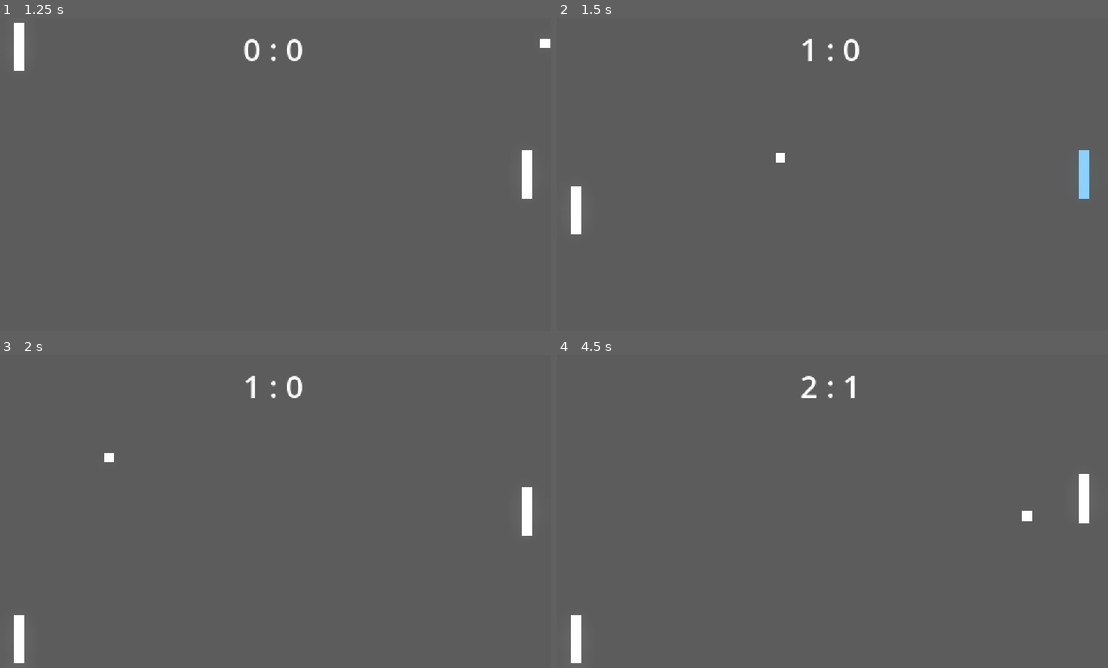
Above: before the commit, frames 1-4 (two rows, left to right).
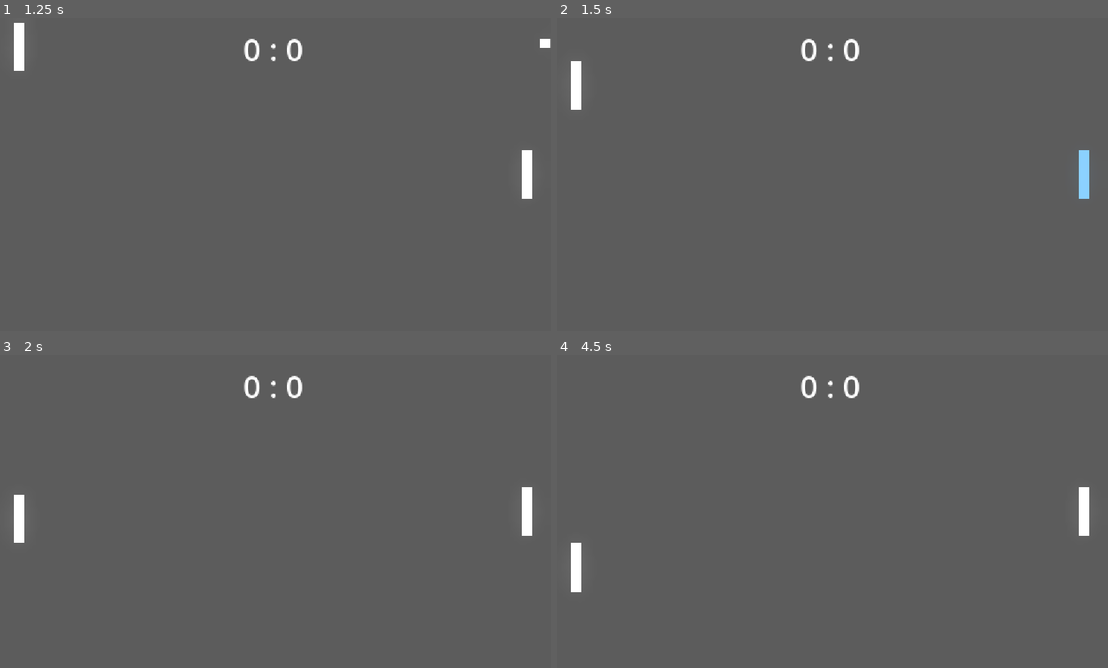
Above: after the commit, the same moments.

Repository: Scforever-Shawn/PongPlus
Game: Godot game, scene res://main.tscn
Same seed, same stepped clock (60 frames per second), same inputs: the game is played once before the commit and once after it.
Inputs:
- Up to frame 1 (1.25 s): tap Enter (p2_parry) at 0.5, 0.8 s; hold W (p1_up) from 0.53 s (still down); tap Space (p1_parry) at 0.6 s
- Up to frame 2 (1.5 s): release W (p1_up) at 1.28 s; hold S (p1_down) from 1.28 s (still down); tap Enter (p2_parry) at 1.35 s
- Up to frame 3 (2 s): keep holding S (p1_down); tap Space (p1_parry) at 1.55 s
- Up to frame 4 (4.5 s): release S (p1_down) at 2.03 s; hold W (p1_up) 2.03-3.53 s; tap Space (p1_parry) at 2.1, 3.05 s; tap Enter (p2_parry) at 2.3, 3.6 s; tap Down (p2_down) at 2.85 s; hold S (p1_down) from 3.53 s (still down); tap Up (p2_up) at 4.35 s

Frame 1 is identical in both runs. In frame 2, 0.8% of the frame differs, in the area x 2-48%, y 6-70%; in frame 3, 0.8%; in frame 4, 1.1%, in the area x 2-97%, y 6-99%.
Error after the commit: Invalid assignment of property or key 'simulation_enabled' with value of type 'bool' on a base object of type 'CharacterBody2D (Ball)'. (res://main.gd:38)

Commit message:
feat: add ENet IP direct multiplayer flow

Diff:
--- a/source/main.gd
+++ b/source/main.gd
@@ -1,33 +1,64 @@
 extends Node2D
+
+const DEFAULT_PORT := 7777
+const MAX_CLIENTS := 1
+const SNAPSHOT_INTERVAL := 1.0 / 30.0
+
+enum GameMode { MENU, LOCAL, HOST, CLIENT }
 
 var score_p1: int = 0
 var score_p2: int = 0
-
-@onready var ball = $Ball
+var game_mode: GameMode = GameMode.MENU
+var snapshot_timer := 0.0
+var item_spawn_timer: float = 0.0
+var next_network_item_id := 1
+var network_items: Dictionary = {}
+
+@onready var ball: Ball = $Ball
+@onready var paddle_p1: Paddle = $PaddleP1
+@onready var paddle_p2: Paddle = $PaddleP2
 @onready var score_label = $CanvasLayer/ScoreLabel
 @onready var camera = $Camera2D
 
 var item_scene: PackedScene = preload("res://item.tscn")
-var item_spawn_timer: float = 0.0
 
 # Camera Shake
 var shake_intensity: float = 0.0
 var shake_timer: float = 0.0
 var base_camera_pos = Vector2(576, 324)
 
+# Runtime multiplayer UI
+var menu_layer: CanvasLayer
+var status_label: Label
+var address_input: LineEdit
+
 func _ready():
     update_score_display()
     item_spawn_timer = randf_range(5.0, 10.0)
+    ball.simulation_enabled = false
+    paddle_p1.input_enabled = false
+    paddle_p2.input_enabled = false
+    _build_multiplayer_menu()
+
+    multiplayer.peer_connected.connect(_on_peer_connected)
+    multiplayer.peer_disconnected.connect(_on_peer_disconnected)
+    multiplayer.connected_to_server.connect(_on_connected_to_server)
+    multiplayer.connection_failed.connect(_on_connection_failed)
+    multiplayer.server_disconnected.connect(_on_server_disconnected)
 
 func _process(delta):
-    if ball.global_position.x < 0:
-        AudioManager.play_sound("score")
-        score_p2 += 1
-        reset_round()
-    elif ball.global_position.x > get_viewport_rect().size.x:
-        AudioManager.play_sound("score")
-        score_p1 += 1
-        reset_round()
+    if game_mode == GameMode.MENU:
+        return
+
+    if _is_simulation_authority():
+        if ball.global_position.x < 0:
+            AudioManager.play_sound("score")
+            score_p2 += 1
+            reset_round()
+        elif ball.global_position.x > get_viewport_rect().size.x:
+            AudioManager.play_sound("score")
+            score_p1 += 1
+            reset_round()
 
     # Camera Shake process
     if shake_timer > 0:
@@ -37,25 +68,288 @@
         if shake_timer <= 0 and camera:
             camera.position = base_camera_pos
 
-    # Item Spawning
-    if item_spawn_timer > 0:
-        item_spawn_timer -= delta
-        if item_spawn_timer <= 0:
-            spawn_item()
-            item_spawn_timer = randf_range(8.0, 15.0)
+    # Item spawning is authoritative. Online items are mirrored by RPC.
+    if _is_simulation_authority() and ball.simulation_enabled:
+        if item_spawn_timer > 0:
+            item_spawn_timer -= delta
+            if item_spawn_timer <= 0:
+                spawn_item()
+                item_spawn_timer = randf_range(8.0, 15.0)
+
+func _physics_process(delta):
+    if game_mode == GameMode.HOST and multiplayer.has_multiplayer_peer():
+        snapshot_timer -= delta
+        if snapshot_timer <= 0.0:
+            snapshot_timer = SNAPSHOT_INTERVAL
+            _send_snapshot.rpc(
+                ball.global_position,
+                ball.direction,
+                ball.speed,
+                ball.is_powered,
+                paddle_p1.global_position.y,
+                paddle_p2.global_position.y,
+                paddle_p1.is_parrying(),
+                paddle_p2.is_parrying(),
+                paddle_p1.scale.y,
+                paddle_p2.scale.y,
+                score_p1,
+                score_p2
+            )
+    elif game_mode == GameMode.CLIENT and multiplayer.has_multiplayer_peer():
+        var direction := 0.0
+        if Input.is_action_pressed("p1_up"):
+            direction -= 1.0
+        if Input.is_action_pressed("p1_down"):
+            direction += 1.0
+        _submit_client_input.rpc_id(1, direction)
+        if Input.is_action_just_pressed("p1_parry"):
+            _request_client_parry.rpc_id(1)
+
+func _build_multiplayer_menu():
+    menu_layer = CanvasLayer.new()
+    menu_layer.layer = 10
+    add_child(menu_layer)
+
+    var center := CenterContainer.new()
+    center.set_anchors_and_offsets_preset(Control.PRESET_FULL_RECT)
+    menu_layer.add_child(center)
+
+    var panel := PanelContainer.new()
+    panel.custom_minimum_size = Vector2(420, 300)
+    center.add_child(panel)
+
+    var vbox := VBoxContainer.new()
+    vbox.add_theme_constant_override("separation", 12)
+    panel.add_child(vbox)
+
+    var title := Label.new()
+    title.text = "PongPlus"
+    title.horizontal_alignment = HORIZONTAL_ALIGNMENT_CENTER
+    title.add_theme_font_size_override("font_size", 32)
+    vbox.add_child(title)
+
+    var help := Label.new()
+    help.text = "P2P / IP 直连（UDP %d）\n主机：W/S + Space\n客户端：W/S + Space" % DEFAULT_PORT
+    help.horizontal_alignment = HORIZONTAL_ALIGNMENT_CENTER
+    vbox.add_child(help)
+
+    var local_button := Button.new()
+    local_button.text = "本地对战（P2 为 AI）"
+    local_button.pressed.connect(_start_local_game)
+    vbox.add_child(local_button)
+
+    var host_button := Button.new()
+    host_button.text = "创建主机"
+    host_button.pressed.connect(_start_host)
+    vbox.add_child(host_button)
+
+    address_input = LineEdit.new()
+    address_input.placeholder_text = "主机 IP，例如 192.168.1.10 或公网 IP"
+    address_input.text = "127.0.0.1"
+    vbox.add_child(address_input)
+
+    var join_button := Button.new()
+    join_button.text = "连接主机"
+    join_button.pressed.connect(_join_host)
+    vbox.add_child(join_button)
+
+    status_label = Label.new()
+    status_label.text = "选择游戏模式"
+    status_label.horizontal_alignment = HORIZONTAL_ALIGNMENT_CENTER
+    status_label.autowrap_mode = TextServer.AUTOWRAP_WORD_SMART
+    vbox.add_child(status_label)
+
+func _start_local_game():
+    _close_network_peer()
+    game_mode = GameMode.LOCAL
+    menu_layer.visible = false
+    paddle_p1.is_ai = false
+    paddle_p1.input_enabled = true
+    paddle_p2.is_ai = true
+    paddle_p2.input_enabled = true
+    paddle_p1.network_replica = false
+    paddle_p2.network_replica = false
+    ball.network_replica = false
+    ball.simulation_enabled = true
+    reset_round()
+
+func _start_host():
+    _close_network_peer()
+    var peer := ENetMultiplayerPeer.new()
+    var error := peer.create_server(DEFAULT_PORT, MAX_CLIENTS)
+    if error != OK:
+        status_label.text = "创建主机失败，错误码：%s" % error
+        return
+
+    multiplayer.multiplayer_peer = peer
+    game_mode = GameMode.HOST
+    paddle_p1.is_ai = false
+    paddle_p1.input_enabled = true
+    paddle_p1.network_replica = false
+    paddle_p2.is_ai = false
+    paddle_p2.input_enabled = false
+    paddle_p2.network_replica = false
+    ball.network_replica = false
+    ball.simulation_enabled = false
+    status_label.text = "主机已创建，等待玩家连接… UDP %d" % DEFAULT_PORT
+
+func _join_host():
+    var host := address_input.text.strip_edges()
+    if host.is_empty():
+        status_label.text = "请输入主机 IP"
+        return
+
+    _close_network_peer()
+    var peer := ENetMultiplayerPeer.new()
+    var error := peer.create_client(host, DEFAULT_PORT)
+    if error != OK:
+        status_label.text = "连接初始化失败，错误码：%s" % error
+        return
+
+    multiplayer.multiplayer_peer = peer
+    game_mode = GameMode.CLIENT
+    paddle_p1.is_ai = false
+    paddle_p1.input_enabled = false
+    paddle_p1.network_replica = true
+    paddle_p2.is_ai = false
+    paddle_p2.input_enabled = false
+    paddle_p2.network_replica = true
+    ball.network_replica = true
+    ball.simulation_enabled = false
+    status_label.text = "正在连接 %s:%d…" % [host, DEFAULT_PORT]
+
+func _on_peer_connected(peer_id: int):
+    if game_mode != GameMode.HOST:
+        return
+    if peer_id != 1:
+        status_label.text = "玩家已连接，比赛开始"
+        menu_layer.visible = false
+        ball.simulation_enabled = true
+        reset_round()
+
+func _on_peer_disconnected(peer_id: int):
+    if game_mode == GameMode.HOST and peer_id != 1:
+        ball.simulation_enabled = false
+        status_label.text = "对方已断开，等待重新连接…"
+        menu_layer.visible = true
+
+func _on_connected_to_server():
+    if game_mode == GameMode.CLIENT:
+        status_label.text = "已连接，比赛开始"
+        menu_layer.visible = false
+
+func _on_connection_failed():
+    status_label.text = "连接失败，请检查 IP、UDP %d 端口和防火墙" % DEFAULT_PORT
+    game_mode = GameMode.MENU
+    _close_network_peer()
+
+func _on_server_disconnected():
+    status_label.text = "主机连接已断开"
+    game_mode = GameMode.MENU
+    menu_layer.visible = true
+    _close_network_peer()
+
+func _close_network_peer():
+    if multiplayer.has_multiplayer_peer():
+        multiplayer.multiplayer_peer = OfflineMultiplayerPeer.new()
+
+func _is_simulation_authority() -> bool:
+    return game_mode == GameMode.LOCAL or game_mode == GameMode.HOST
+
+func is_network_game() -> bool:
+    return game_mode == GameMode.HOST or game_mode == GameMode.CLIENT
+
+func is_host() -> bool:
+    return game_mode == GameMode.HOST
+
+@rpc("any_peer", "call_remote", "unreliable")
+func _submit_client_input(direction: float):
+    if game_mode != GameMode.HOST or multiplayer.get_remote_sender_id() == 1:
+        return
+    paddle_p2.set_network_input(clamp(direction, -1.0, 1.0))
+
+@rpc("any_peer", "call_remote", "reliable")
+func _request_client_parry():
+    if game_mode != GameMode.HOST or multiplayer.get_remote_sender_id() == 1:
+        return
+    paddle_p2.request_network_parry()
+
+@rpc("authority", "call_remote", "unreliable_ordered")
+func _send_snapshot(
+    ball_position: Vector2,
+    ball_direction: Vector2,
+    ball_speed: float,
+    ball_powered: bool,
+    p1_y: float,
+    p2_y: float,
+    p1_parry: bool,
+    p2_parry: bool,
+    p1_scale_y: float,
+    p2_scale_y: float,
+    new_score_p1: int,
+    new_score_p2: int
+):
+    if game_mode != GameMode.CLIENT:
+        return
+
+    ball.apply_network_state(ball_position, ball_direction, ball_speed, ball_powered)
+    paddle_p1.apply_network_state(p1_y, p1_parry, p1_scale_y)
+    paddle_p2.apply_network_state(p2_y, p2_parry, p2_scale_y)
+    score_p1 = new_score_p1
+    score_p2 = new_score_p2
+    update_score_display()
 
 func spawn_item():
+    var spawn_position := Vector2(
+        get_viewport_rect().size.x / 2.0 + randf_range(-100, 100),
+        get_viewport_rect().size.y / 2.0 + randf_range(-200, 200)
+    )
+
+    if game_mode == GameMode.HOST:
+        var item_id := next_network_item_id
+        next_network_item_id += 1
+        _spawn_network_item.rpc(item_id, spawn_position)
+    else:
+        _create_item(0, spawn_position)
+
+@rpc("authority", "call_local", "reliable")
+func _spawn_network_item(item_id: int, spawn_position: Vector2):
+    _create_item(item_id, spawn_position)
+
+func _create_item(item_id: int, spawn_position: Vector2):
     var item = item_scene.instantiate()
     add_child(item)
-    # Spawn in the center area
-    item.global_position = Vector2(get_viewport_rect().size.x / 2.0 + randf_range(-100, 100), get_viewport_rect().size.y / 2.0 + randf_range(-200, 200))
+    item.global_position = spawn_position
+    if item_id > 0:
+        item.set_meta("network_item_id", item_id)
+        network_items[item_id] = item
+        if game_mode == GameMode.CLIENT:
+            item.monitoring = false
+
+func consume_network_item(item: Node):
+    if game_mode != GameMode.HOST:
+        item.queue_free()
+        return
+    var item_id: int = int(item.get_meta("network_item_id", 0))
+    if item_id > 0:
+        _remove_network_item.rpc(item_id)
+    else:
+        item.queue_free()
+
+@rpc("authority", "call_local", "reliable")
+func _remove_network_item(item_id: int):
+    if not network_items.has(item_id):
+        return
+    var item = network_items[item_id]
+    network_items.erase(item_id)
+    if is_instance_valid(item):
+        item.queue_free()
 
 func reset_round():
     update_score_display()
     ball.reset_ball()
-    # Reset paddles
-    $PaddleP1.global_position.y = get_viewport_rect().size.y / 2
-    $PaddleP2.global_position.y = get_viewport_rect().size.y / 2
+    paddle_p1.global_position.y = get_viewport_rect().size.y / 2
+    paddle_p2.global_position.y = get_viewport_rect().size.y / 2
 
 func shake_camera(intensity: float, duration: float):
     shake_intensity = intensity
